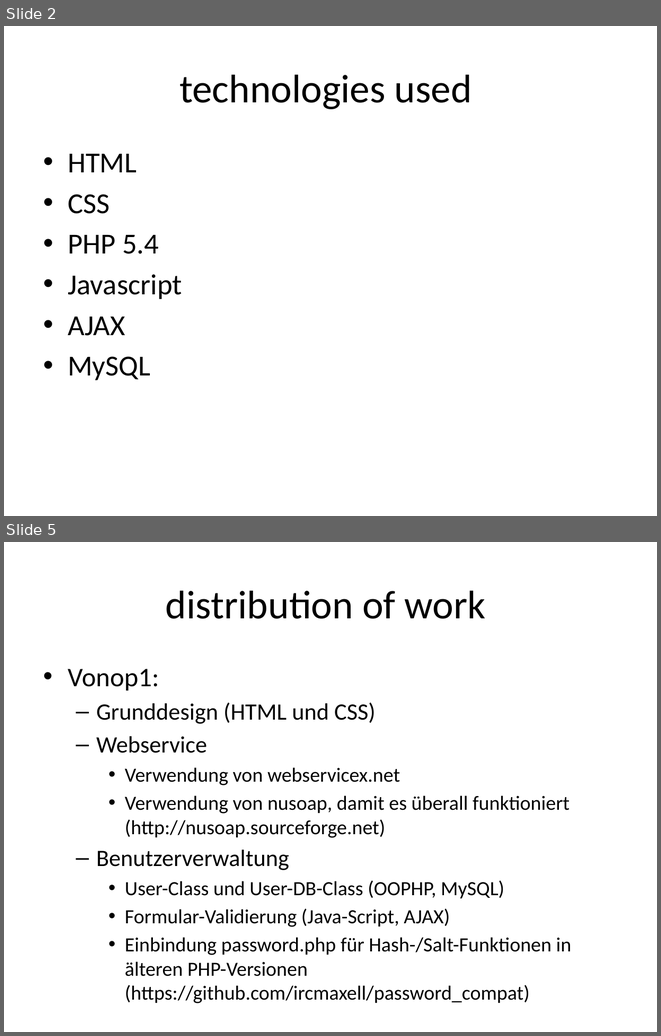
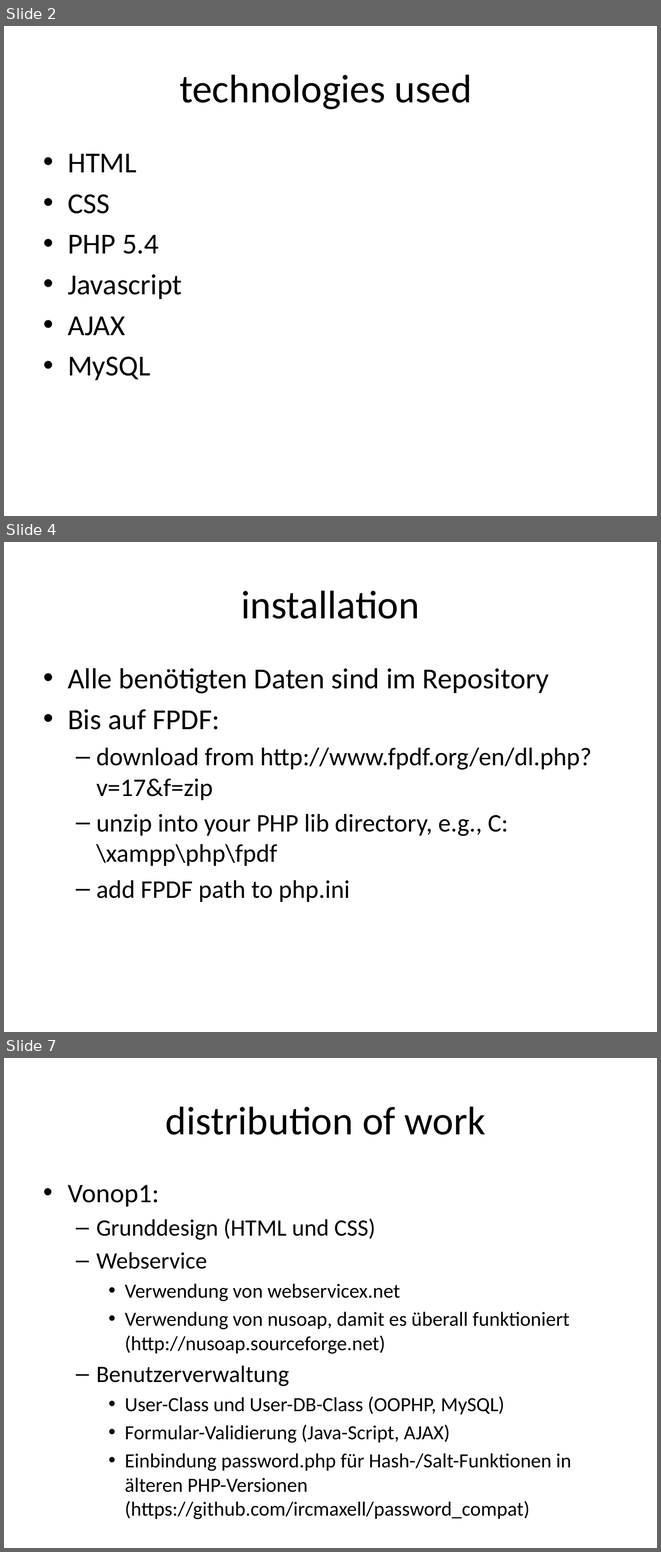
Before and after one commit to vonop1/ch.bfh.bti7054.w2013.p.Weichbroetchen, a slide deck: Docs/Weichbrötchen Webshop.pptx. Shown one above the other, each under a label of ours: slides 2 and 5 before the commit, slides 2, 4 and 7 after it; the slides between them are not shown. The pictures are 661x1036 and 661x1552 pixels, drawn with LibreOffice and Linux fonts; fonts in the diff are those of the drawing. Boxes give left, top, right and bottom in pixels: in the first picture for what was removed or moved away, otherwise in the second. Text is boxed around its words. In the diff, an @@ line names an element or a change of style, - is before the commit and + after.

```diff
--- a/Docs/Weichbrötchen Webshop.pptx
+++ b/Docs/Weichbrötchen Webshop.pptx
@@ slide 4 added at (4,542,657,1032), background #FFFFFF @@
@@ title added at (241,590,420,619), 44 pt, text #000000 @@
+installation
@@ text added at (68,668,591,902), 28 pt, text #000000 @@
+• Alle benötigten Daten sind im Repository
+• Bis auf FPDF:
+  – download from http://www.fpdf.org/en/dl.php?v=17&f=zip
+  – unzip into your PHP lib directory, e.g., C:\xampp\php\fpdf
+  – add FPDF path to php.ini
@@ what was slide 5 is now slide 7 @@
```
Also in this commit, not shown: 3 slides changed, 1 other slide added, 2 other files.
